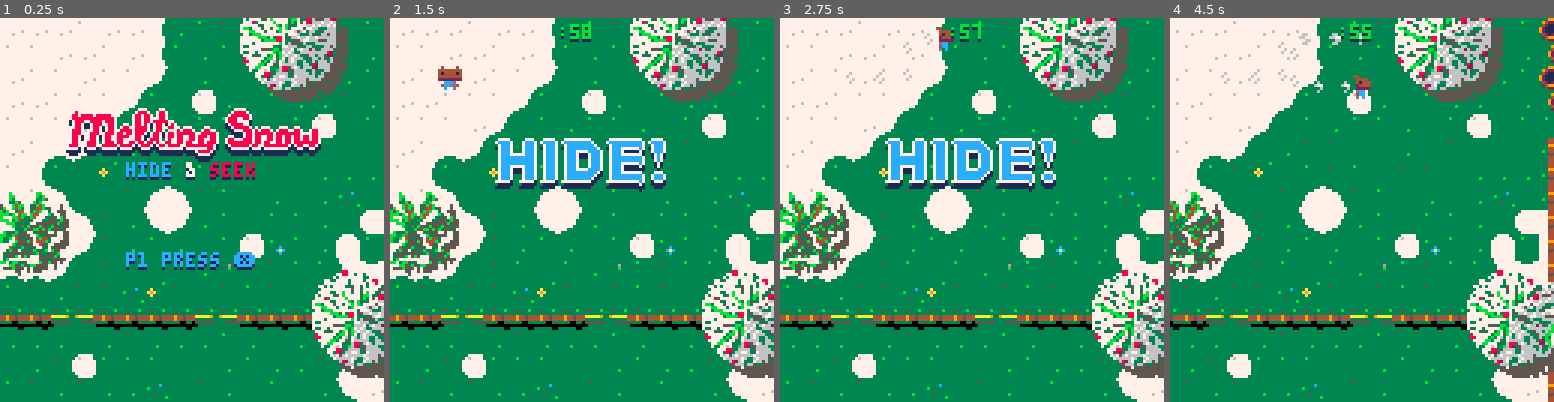
Above: before the commit, frames 1-4 (left to right).
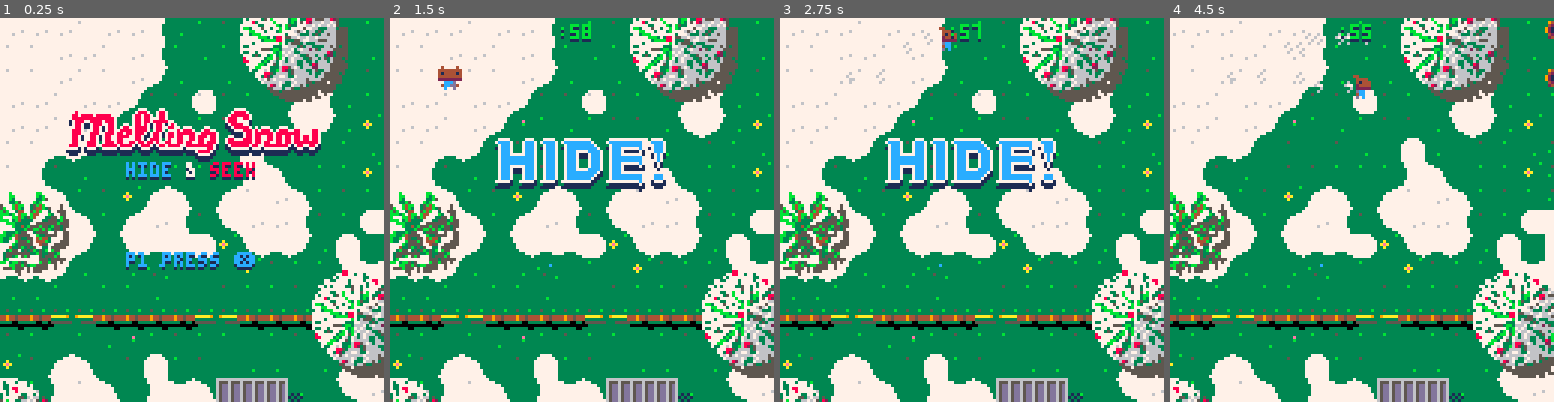
Above: after the commit, the same moments.

Repository: ElectricToy/pico-8
Game: PICO-8 cartridge snow.p8
Same seed, same stepped clock (60 frames per second), same inputs: the game is played once before the commit and once after it.
Inputs:
- Up to frame 1 (0.25 s): no input
- Up to frame 2 (1.5 s): tap X (X key) at 0.33, 1.07 s
- Up to frame 3 (2.75 s): hold Right 1.6-2.1 s; tap X (X key) at 1.85 s; hold Up 2.15-2.42 s; hold Right from 2.47 s (still down)
- Up to frame 4 (4.5 s): tap X (X key) at 2.97, 4.08 s; release Right at 3.03 s; hold Left 3.08-3.58 s; hold Down 3.63-3.97 s; hold Right from 4.02 s (still down)

The runs differ from the first frame. In frame 1, 12% of the frame differs, in the area x 0-100%, y 13-100%; in frame 2, 12%; in frame 3, 12%; in frame 4, 27%, in the area x 0-100%, y 0-100%.

Commit message:
Added lots of hiding spots but extra snow.

Diff:
--- a/snow.p8
+++ b/snow.p8
@@ -275,7 +275,7 @@
 function body:currentdrag()
 	-- local grounddrag = is_snow( worldtomap( self:footposition() )) and 0.25 or 0
 	-- return clamp( self.drag + grounddrag, 0, 1 )
-	return self.drag		-- TODO
+	return self.drag		-- todo
 end
 
 function body:update()
@@ -756,6 +756,11 @@
 	hidingplace:new( 135, 45 * 8, 22 * 8, vector:new( 0, 0 ), largetreecoveragebr, largetreeshadowoffset )
 	hidingplace:new( 135, 29 * 8, 13 * 8, vector:new( 0, 0 ), largetreecoveragebr, largetreeshadowoffset )
 
+	hidingplace:new( 131, 22 * 8, -2 * 8, vector:new( 0, 0 ), smalltreecoveragebr, smalltreeshadowoffset )
+	hidingplace:new( 131, 10 * 8, 23 * 8, vector:new( 0, 0 ), smalltreecoveragebr, smalltreeshadowoffset )
+	hidingplace:new( 135, -2 * 8, 15 * 8, vector:new( 0, 0 ), largetreecoveragebr, largetreeshadowoffset )
+
+
 	-- sw barn
 	local swbarn = hidingplace:new( 128, 0 * 8, 21 * 8, vector:new( 0, 0 ), vector:new( 7 * 8, 4 * 8 ), nil, true )
 	swbarn.draw = function( self )
@@ -784,6 +789,12 @@
 	-- se shed
 	hidingplace:new( 139, 40*8, 10*8, vector:new( 0, 0 ), vector:new( 3 * 8, 3 * 8 ))
 
+	-- central shed
+	hidingplace:new( 139, 23*8, 11*8, vector:new( 0, 0 ), vector:new( 3 * 8, 3 * 8 ))
+
+	-- westt shed
+	hidingplace:new( 139, 9*8, 15*8, vector:new( 0, 0 ), vector:new( 3 * 8, 3 * 8 ))
+
 	-- setup the barrels
 
 		-- north
@@ -799,6 +810,18 @@
 		local barrelyvariance = 0
 		local barrel = barrel:new( 8 * ( rnd( barrelxvariance ) + 31 + band( i, 1 ) ), 8 * ( rnd( barrelyvariance ) + 16.5 + i ) )
 	end
+
+	for i = 1, 3 do
+		local y = ( 21 + i ) * 8
+		local baseX = 39 * 8 - ( i - 1 ) * 16 / 2
+		for b = 1, i do
+			local x = baseX + b * 16
+			barrel:new( x, y )
+		end
+	end
+
+	barrel:new( 20.5 * 8, 12 * 8 )
+	barrel:new( 21.5 * 8, 13 * 8 )
 
 	-- setup the chickens. oh yes.
 
@@ -1840,30 +1863,30 @@
 0000000000000000000000000000000000000000000000000000000000000000000000000000000000000000000000000000000000000000000000000000000000000000000000000000000000000000000000000000000000000000000000000000000000000000000000000000000000000000000000000000000000000000
 __map__
 0202020202020201010101010101010101010101010101010101010101010101110101010101010101010114141414140000000000000000000000000000000000000000000000000000000000000000000000000000000000000000000000000000000000000000000000000000000000000000000000000000000000000000
-0202020202020201010101010101010101010103010101010101010101010101110101010101010101010114141414140000000000000000000000000000000000000000000000000000000000000000000000000000000000000000000000000000000000000000000000000000000000000000000000000000000000000000
-0202020202020201010101010101010101010101030301010101010301010101110101010303010101010114141414140000000000000000000000000000000000000000000000000000000000000000000000000000000000000000000000000000000000000000000000000000000000000000000000000000000000000000
-0202020202020101020101010101010101010301030301010101010101010101100101010303010101010114141414140000000000000000000000000000000000000000000000000000000000000000000000000000000000000000000000000000000000000000000000000000000000000000000000000000000000000000
-0202020202010101010101010103010101010301010101010101010101010101200101010101010101010134141414140000000000000000000000000000000000000000000000000000000000000000000000000000000000000000000000000000000000000000000000000000000000000000000000000000000000000000
-0202020201010101010101010101010111010101010101010101010101010101110101010101010303010101010101010000000000000000000000000000000000000000000000000000000000000000000000000000000000000000000000000000000000000000000000000000000000000000000000000000000000000000
-0202010101010101010101010101010111010101010101020203040302020101110101010101010103030101010101010000000000000000000000000000000000000000000000000000000000000000000000000000000000000000000000000000000000000000000000000000000000000000000000000000000000000000
-0202020101010202010101010101010111020302020302020202020204030202110101010101010103030101010101010000000000000000000000000000000000000000000000000000000000000000000000000000000000000000000000000000000000000000000000000000000000000000000000000000000000000000
-0202020201010202010101010101010212020302020202010202030404030202120201010101010303010101010303030000000000000000000000000000000000000000000000000000000000000000000000000000000000000000000000000000000000000000000000000000000000000000000000000000000000000000
-0201020201010101010102010101020112020302020202020203030202020202120201010101030301010103030303030000000000000000000000000000000000000000000000000000000000000000000000000000000000000000000000000000000000000000000000000000000000000000000000000000000000000000
+0202020202020201010101010101010101010103010101010103010101010101110101010101010101010114141414140000000000000000000000000000000000000000000000000000000000000000000000000000000000000000000000000000000000000000000000000000000000000000000000000000000000000000
+0202020202020201010101010103010101010101030301010103030301010101110103030303010301010114141414140000000000000000000000000000000000000000000000000000000000000000000000000000000000000000000000000000000000000000000000000000000000000000000000000000000000000000
+0202020202020101020101010303010101010301030301010101030301010301100103030303010101010114141414140000000000000000000000000000000000000000000000000000000000000000000000000000000000000000000000000000000000000000000000000000000000000000000000000000000000000000
+0202020202010101010101010303010101010301010101010101030301010101200103030101010101010134141414140000000000000000000000000000000000000000000000000000000000000000000000000000000000000000000000000000000000000000000000000000000000000000000000000000000000000000
+0202020201010101010103010101010111010101030101010103030101010101110103030303030303010101010101010000000000000000000000000000000000000000000000000000000000000000000000000000000000000000000000000000000000000000000000000000000000000000000000000000000000000000
+0202010101010101010103030101010111010101010101020203040302020101110101030303030303030101010101010000000000000000000000000000000000000000000000000000000000000000000000000000000000000000000000000000000000000000000000000000000000000000000000000000000000000000
+0202020101010202010303030301010111020302020302020202020204030202110101010101010303030101010101010000000000000000000000000000000000000000000000000000000000000000000000000000000000000000000000000000000000000000000000000000000000000000000000000000000000000000
+0202020201030302010303030301010212020302020202010202030404030202120203030301010303010101010303030000000000000000000000000000000000000000000000000000000000000000000000000000000000000000000000000000000000000000000000000000000000000000000000000000000000000000
+0201020201030303030102030301020112020302020202020203030202020202120203010101030301010103030303030000000000000000000000000000000000000000000000000000000000000000000000000000000000000000000000000000000000000000000000000000000000000000000000000000000000000000
 0202020101010101010101010101030212030302040304020303040302030402120302010101010101010103030303030000000000000000000000000000000000000000000000000000000000000000000000000000000000000000000000000000000000000000000000000000000000000000000000000000000000000000
 0101010101010101010101010101030212030101020303040101010404020203120202020102010101010101030303030000000000000000000000000000000000000000000000000000000000000000000000000000000000000000000000000000000000000000000000000000000000000000000000000000000000000000
-2121303121212121303121212121222232030301030303030101010103030303120302020101010101010101030303030000000000000000000000000000000000000000000000000000000000000000000000000000000000000000000000000000000000000000000000000000000000000000000000000000000000000000
-0101010101010101010101010101020212030303030303030101010103030303120203020101010101010101010103030000000000000000000000000000000000000000000000000000000000000000000000000000000000000000000000000000000000000000000000000000000000000000000000000000000000000000
-0101010301010101010101010101030312020203020302020302020302020202120303010101010101010101010101010000000000000000000000000000000000000000000000000000000000000000000000000000000000000000000000000000000000000000000000000000000000000000000000000000000000000000
-0101010101010101010101010101020212020303020202020202020202030202322222212130312121212130312121210000000000000000000000000000000000000000000000000000000000000000000000000000000000000000000000000000000000000000000000000000000000000000000000000000000000000000
-0101010103010101010101010201010212030302020101020302020302020302030202010101010101010101010101010000000000000000000000000000000000000000000000000000000000000000000000000000000000000000000000000000000000000000000000000000000000000000000000000000000000000000
-0103010101030101030101010101010112020203020202020203010102030202030203010202010101010101030303030000000000000000000000000000000000000000000000000000000000000000000000000000000000000000000000000000000000000000000000000000000000000000000000000000000000000000
-0101010303030101010102020201010111020302030202010101010101030202030202010102010101010303030303030000000000000000000000000000000000000000000000000000000000000000000000000000000000000000000000000000000000000000000000000000000000000000000000000000000000000000
-0101010303040301010102030301010111010103020301010101010101010101010102020101010101010303030303030000000000000000000000000000000000000000000000000000000000000000000000000000000000000000000000000000000000000000000000000000000000000000000000000000000000000000
-0101010101010101010102030101010111010102020101010101010101010101010101020103030101010103030303030000000000000000000000000000000000000000000000000000000000000000000000000000000000000000000000000000000000000000000000000000000000000000000000000000000000000000
-1414141414142401010101020201010110010101010101010101010101010201010101010103030301010101030101010000000000000000000000000000000000000000000000000000000000000000000000000000000000000000000000000000000000000000000000000000000000000000000000000000000000000000
-1414141414141424010101010101010120010101010303010101010101030101010102010103030101010101010101010000000000000000000000000000000000000000000000000000000000000000000000000000000000000000000000000000000000000000000000000000000000000000000000000000000000000000
-1414141414141414010101010101020111010101010301010101010101010101010101010101010101010101010101010000000000000000000000000000000000000000000000000000000000000000000000000000000000000000000000000000000000000000000000000000000000000000000000000000000000000000
-1414141414141414010101010101010111010101010101010201010101010101010201010101010101010101010101010000000000000000000000000000000000000000000000000000000000000000000000000000000000000000000000000000000000000000000000000000000000000000000000000000000000000000
+2121303121212121303121212121222232030301030303030101010103030303120302020101010303010101030303030000000000000000000000000000000000000000000000000000000000000000000000000000000000000000000000000000000000000000000000000000000000000000000000000000000000000000
+0101010101010101010101010101020212030303030303030101010103030303120203020101010303030301010103030000000000000000000000000000000000000000000000000000000000000000000000000000000000000000000000000000000000000000000000000000000000000000000000000000000000000000
+0101030301010301010101010101030312020203020302020302020302020202120303010101010101010101010101010000000000000000000000000000000000000000000000000000000000000000000000000000000000000000000000000000000000000000000000000000000000000000000000000000000000000000
+0101030303010303030101010101020212020303020202020202020202030202322222212130312121212130312121210000000000000000000000000000000000000000000000000000000000000000000000000000000000000000000000000000000000000000000000000000000000000000000000000000000000000000
+0101030303030303030101010201010212030302020101020302020302020302030202010101010101010101010101010000000000000000000000000000000000000000000000000000000000000000000000000000000000000000000000000000000000000000000000000000000000000000000000000000000000000000
+0103030301030303030101010101010112020203020202020203010102030202030203010202010101010101030303030000000000000000000000000000000000000000000000000000000000000000000000000000000000000000000000000000000000000000000000000000000000000000000000000000000000000000
+0101030303030303010102020201010111020302030202010101010101030202030202010102010101010303030303030000000000000000000000000000000000000000000000000000000000000000000000000000000000000000000000000000000000000000000000000000000000000000000000000000000000000000
+0101010303040301010102030301010111010103020301010303030101010101010102020101010101010303030303030000000000000000000000000000000000000000000000000000000000000000000000000000000000000000000000000000000000000000000000000000000000000000000000000000000000000000
+0101010101010101010102030101030311010102020101010303030101010101010101020103030101010103030303030000000000000000000000000000000000000000000000000000000000000000000000000000000000000000000000000000000000000000000000000000000000000000000000000000000000000000
+1414141414142401010101020201030310010101010101010303030301010201010101010103030301010101030101010000000000000000000000000000000000000000000000000000000000000000000000000000000000000000000000000000000000000000000000000000000000000000000000000000000000000000
+1414141414141424010101010101010320010101010303010101010301030101010102010103030101010101010101010000000000000000000000000000000000000000000000000000000000000000000000000000000000000000000000000000000000000000000000000000000000000000000000000000000000000000
+1414141414141414010303010101030311010101010301010101010101010101010101010101010101010101010101010000000000000000000000000000000000000000000000000000000000000000000000000000000000000000000000000000000000000000000000000000000000000000000000000000000000000000
+1414141414141414010303010101010111010101010101010201010101010101010201010101010101010101010101010000000000000000000000000000000000000000000000000000000000000000000000000000000000000000000000000000000000000000000000000000000000000000000000000000000000000000
 0000000000000000000000000000000000000000000000000000000000000000000000000000000000000000000000000000000000000000000000000000000000000000000000000000000000000000000000000000000000000000000000000000000000000000000000000000000000000000000000000000000000000000
 0000000000000000000000000000000000000000000000000000000000000000000000000000000000000000000000000000000000000000000000000000000000000000000000000000000000000000000000000000000000000000000000000000000000000000000000000000000000000000000000000000000000000000
 0000000000000000000000000000000000000000000000000000000000000000000000000000000000000000000000000000000000000000000000000000000000000000000000000000000000000000000000000000000000000000000000000000000000000000000000000000000000000000000000000000000000000000
